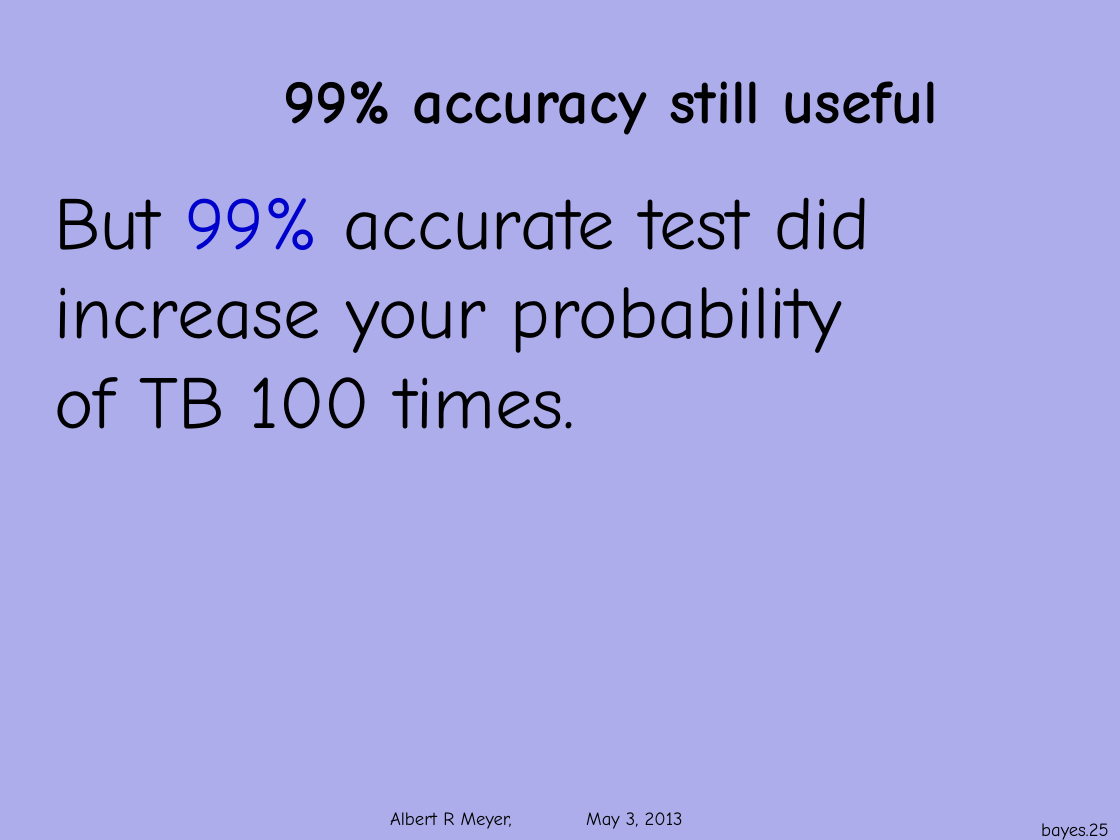
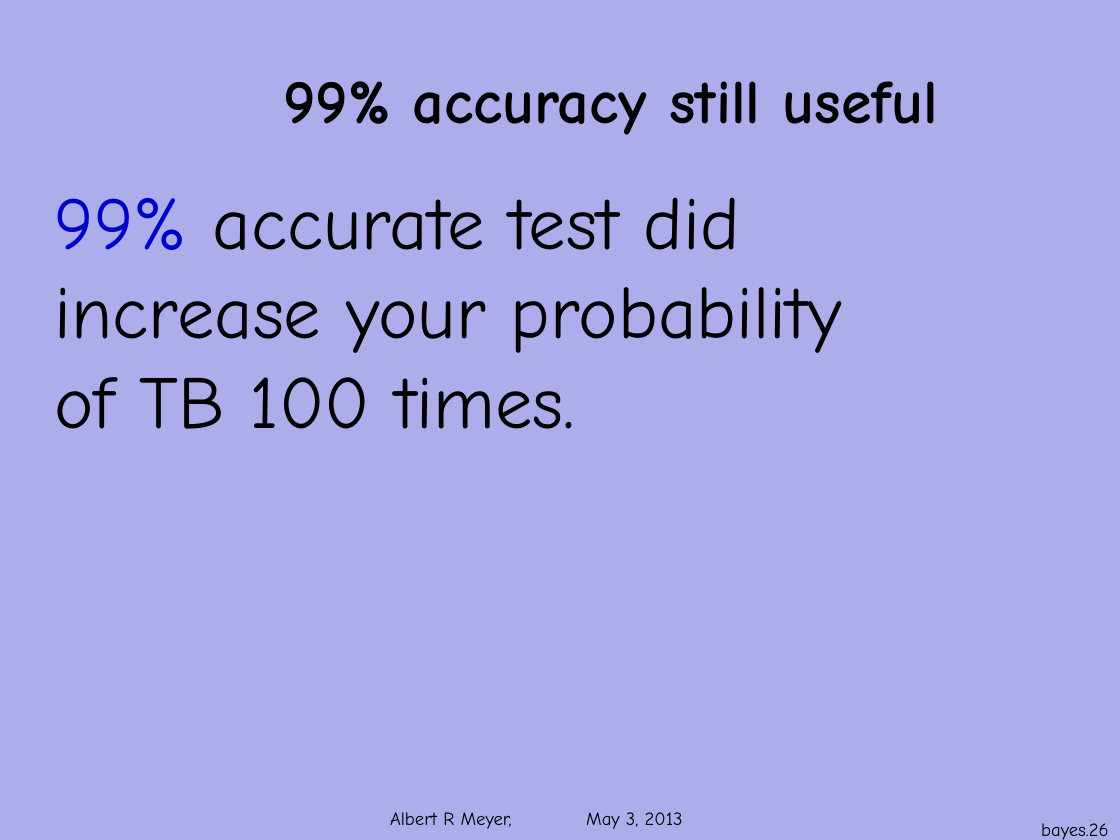
Before and after one commit to armeyer/mcs_web, a slide deck: slide 26 of spring13/slides13/prob-bayes.pptx (slide 25 before the commit). Drawn at 1120x840 pixels with LibreOffice and Linux fonts; fonts in the diff are those of the drawing; background and template pictures are left out. Boxes give left, top, right and bottom in pixels: in the first picture for what was removed or moved away, otherwise in the second. Text is boxed around its words. In the diff, an @@ line names an element or a change of style, - is before the commit and + after.

Commit message:
edit probcond-monty prob-mutual-independence prob-bayes.pptx

```diff
--- a/spring13/slides13/prob-bayes.pptx
+++ b/spring13/slides13/prob-bayes.pptx
@@ text at (55,197,739,250): text changed @@
-But 99% accurate test did
+99% accurate test did
@@ page number at (1041,823,1108,840): text changed @@
-bayes.25
+bayes.26
```
Also in this commit, not shown: 9 other slides changed, 1 slide added, 2 other files.
